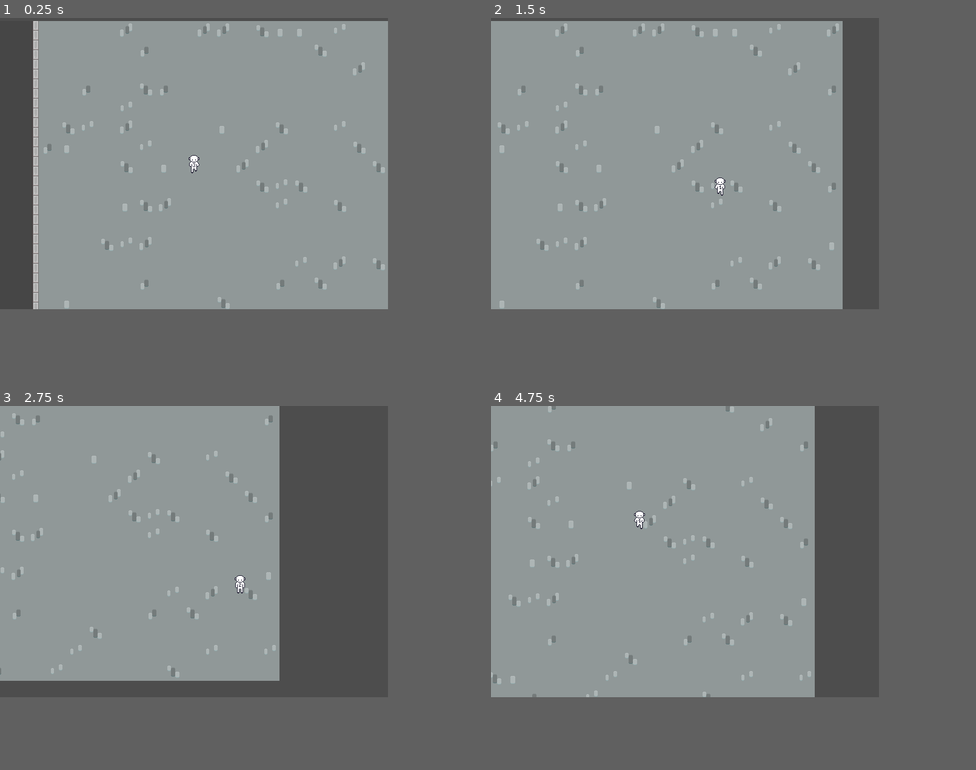
Above: before the commit, frames 1-4 (two rows, left to right).
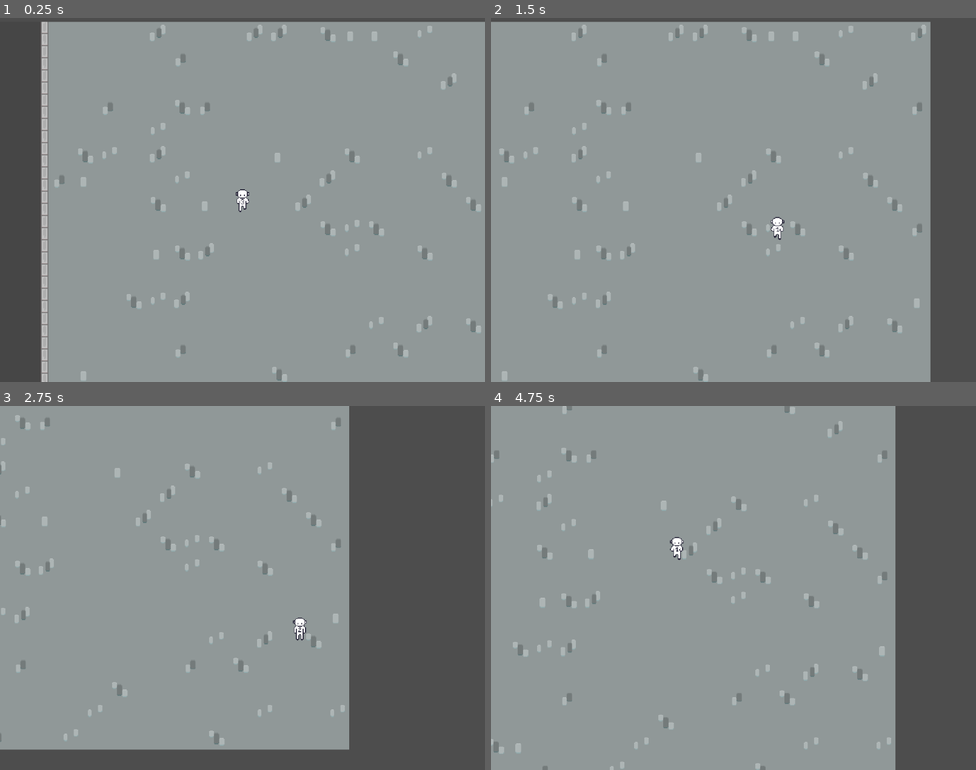
Above: after the commit, the same moments.

Repository: PoloLoveTaco/Pixel-Game-Jam---2025
Game: Godot game, scene res://Scenes/first_act.tscn
Same seed, same stepped clock (60 frames per second), same inputs: the game is played once before the commit and once after it.
Inputs (mouse positions are in pixels of both pictures, inside the frame that each line leads up to):
- Up to frame 1 (0.25 s): no input
- Up to frame 2 (1.5 s): tap Enter (ui_accept) at 0.5, 0.77 s; move the mouse to (772, 149) at 0.52 s; hold D (right) 0.53-1.28 s; hold F 0.53-1.28 s; click (772, 149) at 0.67 s; move the mouse to (607, 178) at 1.27 s; hold S (down) from 1.28 s (still down); tap Q at 1.35 s
- Up to frame 3 (2.75 s): tap Enter (ui_accept) at 1.52 s; move the mouse to (232, 486) at 2.02 s; release S (down) at 2.03 s; hold D (right) from 2.03 s (still down); tap Space at 2.1 s
- Up to frame 4 (4.75 s): move the mouse to (665, 609) at 2.77 s; release D (right) at 2.78 s; hold W (up) 2.78-3.53 s; tap F at 2.85 s; click (665, 609) at 2.92 s; tap Enter (ui_accept) at 3.02, 3.77, 4.52 s; move the mouse to (801, 595) at 3.52 s; hold Q 3.53-4.28 s; hold A (left) from 3.53 s (still down); move the mouse to (568, 507) at 4.27 s; tap Space at 4.35 s
In our replay, the window is 640x480 before the commit and 800x600 after it. These sizes can differ from the game's own. Grey fills any space a smaller window leaves; there, only what the larger window draws over its background counts as a difference.

The runs differ from the first frame. In frame 1, 8.8% of the frame differs, in the area x 0-100%, y 0-100%; in frame 2, 19%; in frame 3, 27%; in frame 4, 30%.

Commit message:
(+) project.godt window scaling

Diff:
--- a/project.godot
+++ b/project.godot
@@ -23,6 +23,9 @@
 
 window/size/viewport_width=640
 window/size/viewport_height=480
+window/size/mode=3
+window/size/window_width_override=1280
+window/size/window_height_override=1024
 window/stretch/mode="canvas_items"
 
 [editor_plugins]
